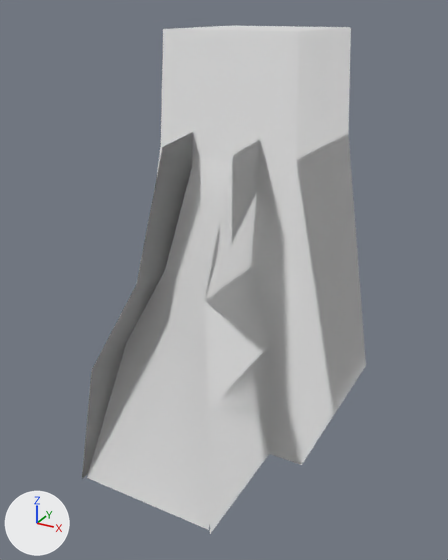
What one commit did to the glTF model game/assets/objects/s_mediumwall_dam.glb.
The view is the same before and after, from a 50 mm camera at (7.76, -7.63, 11.7) aimed at (0.04, 6.4, 4.68). The axes (+X, +Y, +Z) are drawn at lower left. The lights are the same throughout. The first picture is the older version.

In view in the first picture: 'S_MediumWallDAM'.
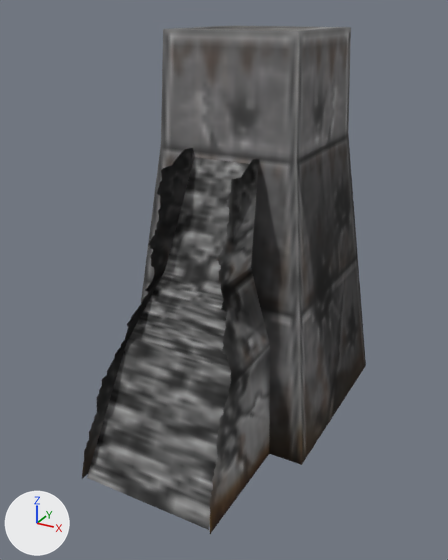
Where the change shows, as pixel boxes (x1, y1, x2, y2) in the pictures (448 x 560 px):
'S_MediumWallDAM', recoloured (white to grey)
    both: (82, 26, 366, 534)

The change in detail:
Picture 'Image_0' (img_image_0) is new.
Material 'mech' (mat_mech) is new.
Uses the picture img_image_0.
me_s_mediumwalldam has 36 vertices, 36 faces and spans x -3.01..2.99, y 2.13..11.53, z -0.01..11.19.
me_s_mediumwalldam gains material mat_mech.
